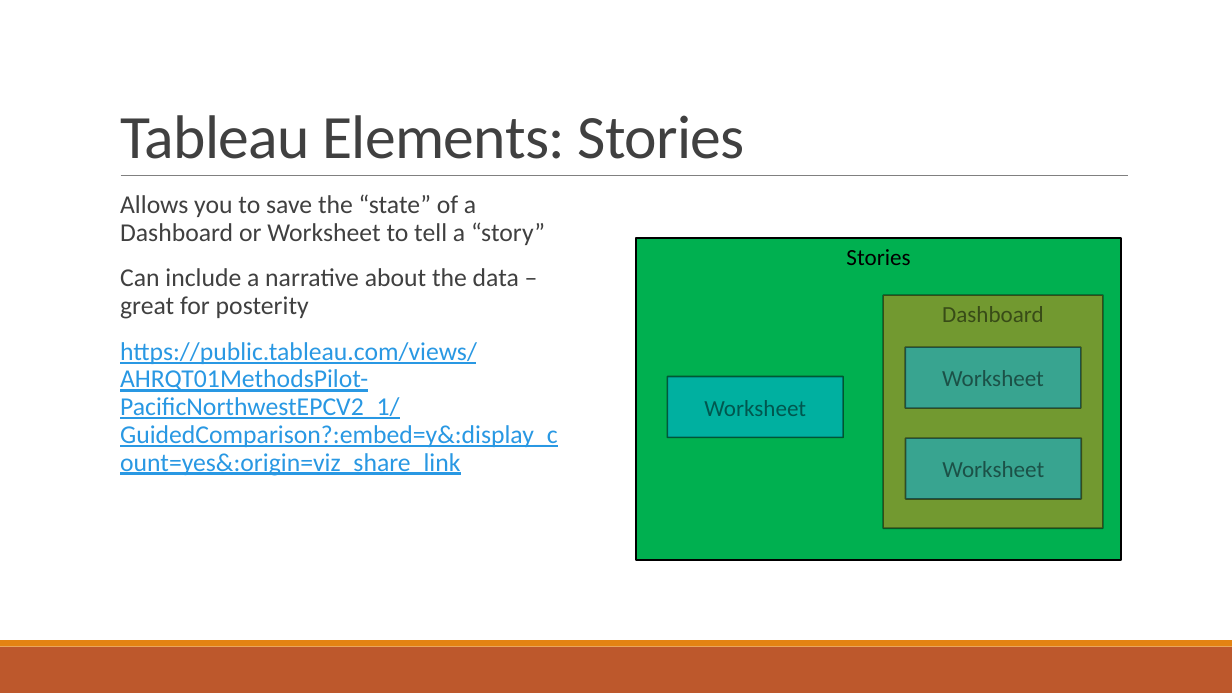
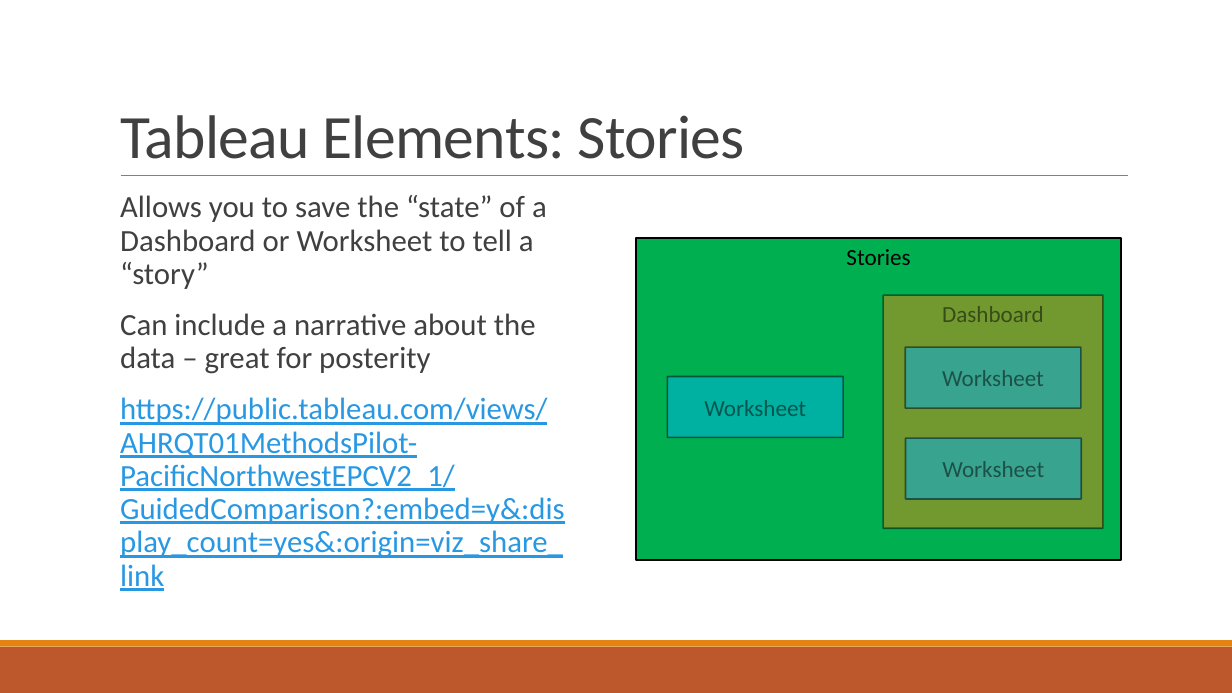
Before and after one commit to ConnorJPSmith/TableauWorkshop, a slide deck: slide 27 of Data Exploration and Visualization with Tableau.pptx (slide 26 before the commit). Drawn at 1232x693 pixels with LibreOffice and Linux fonts; fonts in the diff are those of the drawing. Boxes give left, top, right and bottom in pixels: in the first picture for what was removed or moved away, otherwise in the second. Text is boxed around its words. In the diff, an @@ line names an element or a change of style, - is before the commit and + after.

Commit message:
Update Data Exploration and Visualization with Tableau.pptx
updated powerpoint

```diff
--- a/Data Exploration and Visualization with Tableau.pptx
+++ b/Data Exploration and Visualization with Tableau.pptx
@@ text "Allows you to save the ..." at <box>120,195,565,591</box>: size 20 to 24 pt @@
```
Also in this commit, not shown: 6 other slides changed, 1 slide added.
